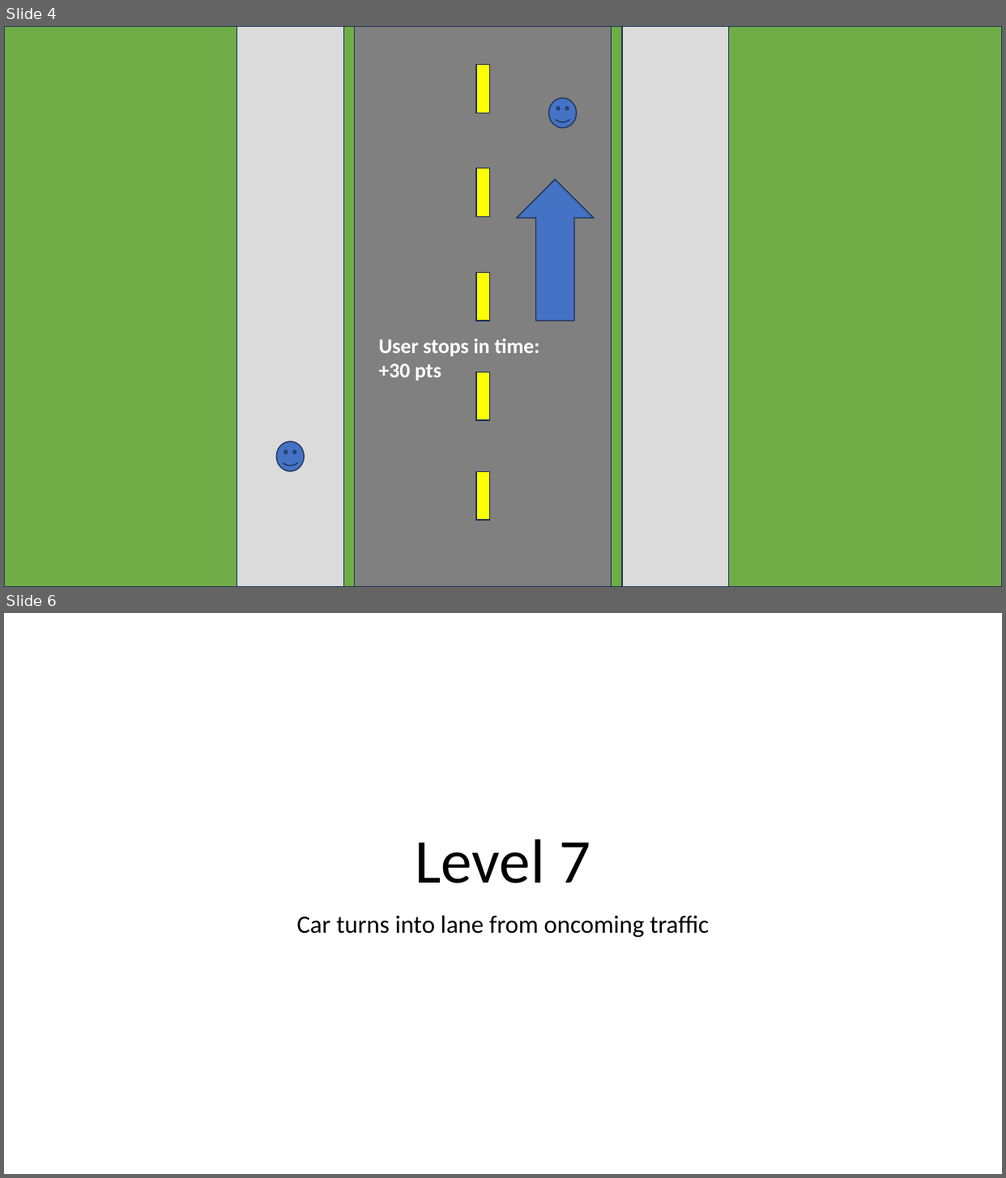
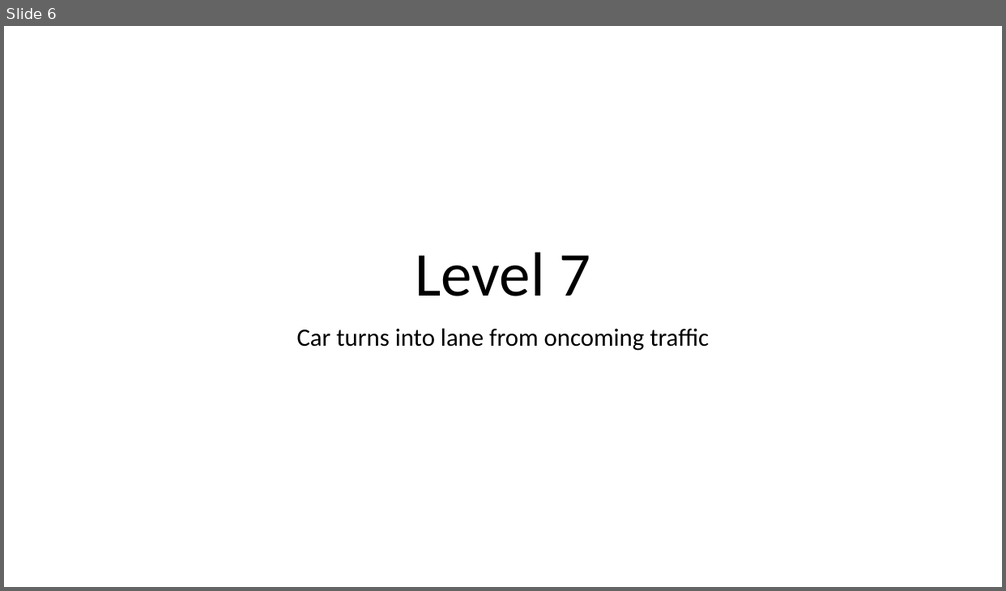
Before and after one commit to pancake423/driving-simulator, a slide deck: refs/level 6 through 10.pptm. Shown one above the other, each under a label of ours: slides 4 and 6 before the commit, slide 6 after it; the slides between them are not shown. The pictures are 1006x1178 and 1006x591 pixels, drawn with LibreOffice and Linux fonts; fonts in the diff are those of the drawing. Boxes give left, top, right and bottom in pixels: in the first picture for what was removed or moved away, otherwise in the second. Text is boxed around its words. In the diff, an @@ line names an element or a change of style, - is before the commit and + after.

```diff
--- a/refs/level 6 through 10.pptm
+++ b/refs/level 6 through 10.pptm
@@ slide 4 removed at (4, 26, 1002, 587), background #FFFFFF @@
@@ rectangle removed at (4, 26, 1002, 587) @@
@@ rectangle removed at (236, 26, 344, 587) @@
@@ rectangle removed at (355, 26, 612, 587) @@
@@ rectangle removed at (622, 26, 730, 587) @@
@@ rectangle removed at (476, 65, 489, 113) @@
@@ smiley face removed at (549, 98, 577, 128) @@
@@ rectangle removed at (476, 169, 489, 217) @@
@@ right arrow removed at (517, 179, 594, 321) @@
@@ rectangle removed at (476, 273, 489, 322) @@
@@ text removed at (379, 339, 540, 381) @@
-User stops in time: +30 pts
@@ rectangle removed at (476, 372, 489, 421) @@
@@ smiley face removed at (276, 442, 305, 472) @@
@@ rectangle removed at (476, 472, 489, 520) @@
```
Also in this commit, not shown: 1 slide changed, 4 slides added, 3 other slides removed.
